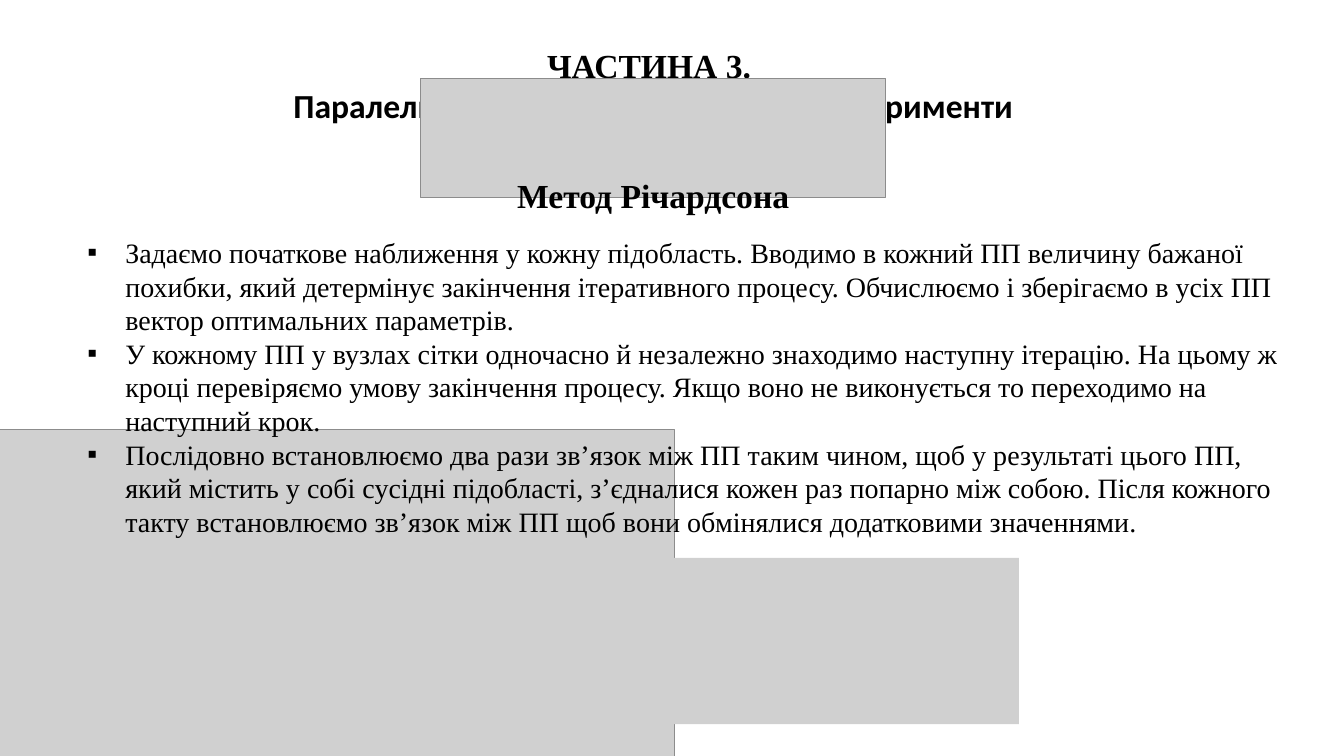
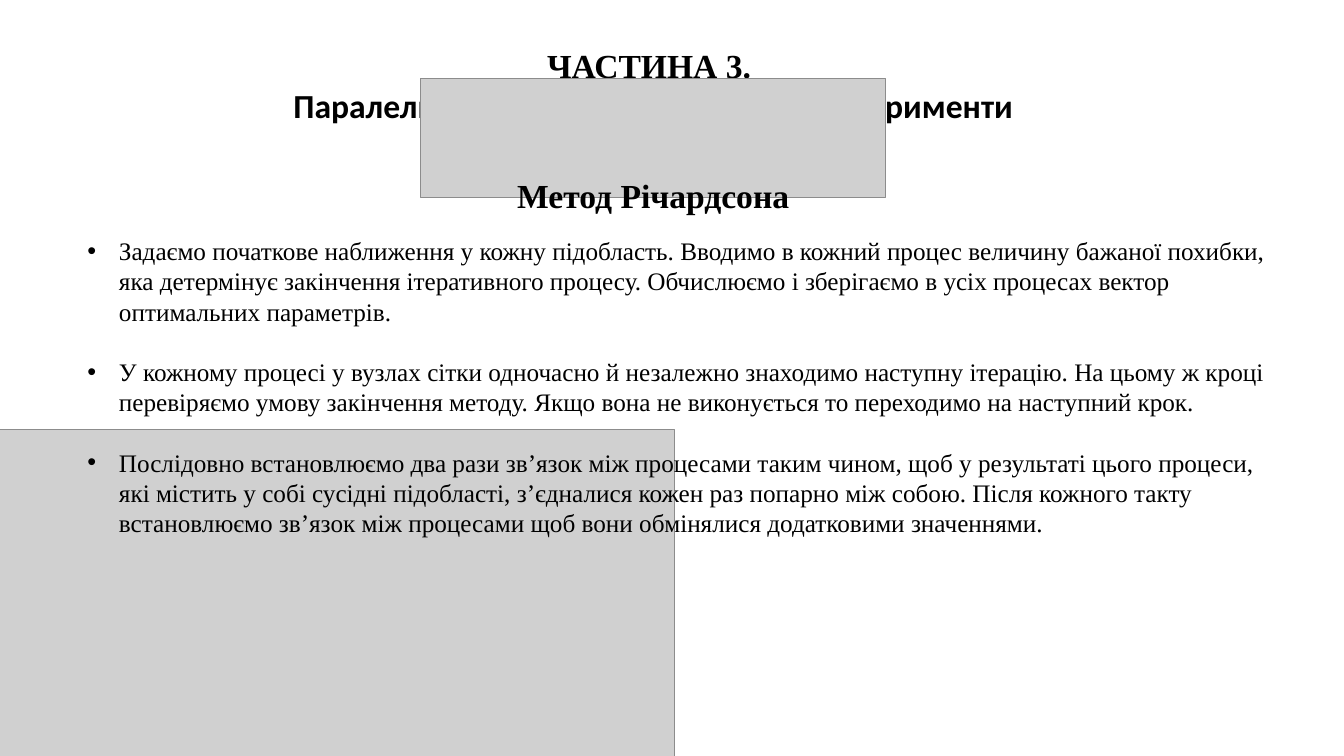
Before and after one commit to icrosil/R_-_UR_methods, a slide deck: slide 11 of types/Illia_Olenchenko_Presentation.pptx. Drawn at 1344x756 pixels with LibreOffice and Linux fonts; fonts in the diff are those of the drawing; grey boxes stand for pictures. Boxes give left, top, right and bottom in pixels: in the first picture for what was removed or moved away, otherwise in the second. Text is boxed around its words. In the diff, an @@ line names an element or a change of style, - is before the commit and + after.

```diff
--- a/types/Illia_Olenchenko_Presentation.pptx
+++ b/types/Illia_Olenchenko_Presentation.pptx
@@ text at (119,242,1264,538): text changed; size 20 to 18 pt @@
-▪ Задаємо початкове наближення у кожну підобласть. Вводимо в кожний ПП величину бажаної похибки, який детермінує закінчення ітеративного процесу. Обчислюємо і зберігаємо в усіх ПП вектор оптимальних параметрів.
-▪ У кожному ПП у вузлах сітки одночасно й незалежно знаходимо наступну ітерацію. На цьому ж кроці перевіряємо умову закінчення процесу. Якщо воно не виконується то переходимо на наступний крок.
-▪ Послідовно встановлюємо два рази зв’язок між ПП таким чином, щоб у результаті цього ПП, який містить у собі сусідні підобласті, з’єдналися кожен раз попарно між собою. Після кожного такту встановлюємо зв’язок між ПП щоб вони обмінялися додатковими значеннями.
+• Задаємо початкове наближення у кожну підобласть. Вводимо в кожний процес величину бажаної похибки, яка детермінує закінчення ітеративного процесу. Обчислюємо і зберігаємо в усіх процесах вектор оптимальних параметрів.
+• У кожному процесі у вузлах сітки одночасно й незалежно знаходимо наступну ітерацію. На цьому ж кроці перевіряємо умову закінчення методу. Якщо вона не виконується то переходимо на наступний крок.
+• Послідовно встановлюємо два рази зв’язок між процесами таким чином, щоб у результаті цього процеси, які містить у собі сусідні підобласті, з’єдналися кожен раз попарно між собою. Після кожного такту встановлюємо зв’язок між процесами щоб вони обмінялися додатковими значеннями.
@@ picture removed at (347,558,1019,724) @@
```
Also in this commit, not shown: 13 other slides changed, 4 other files.
